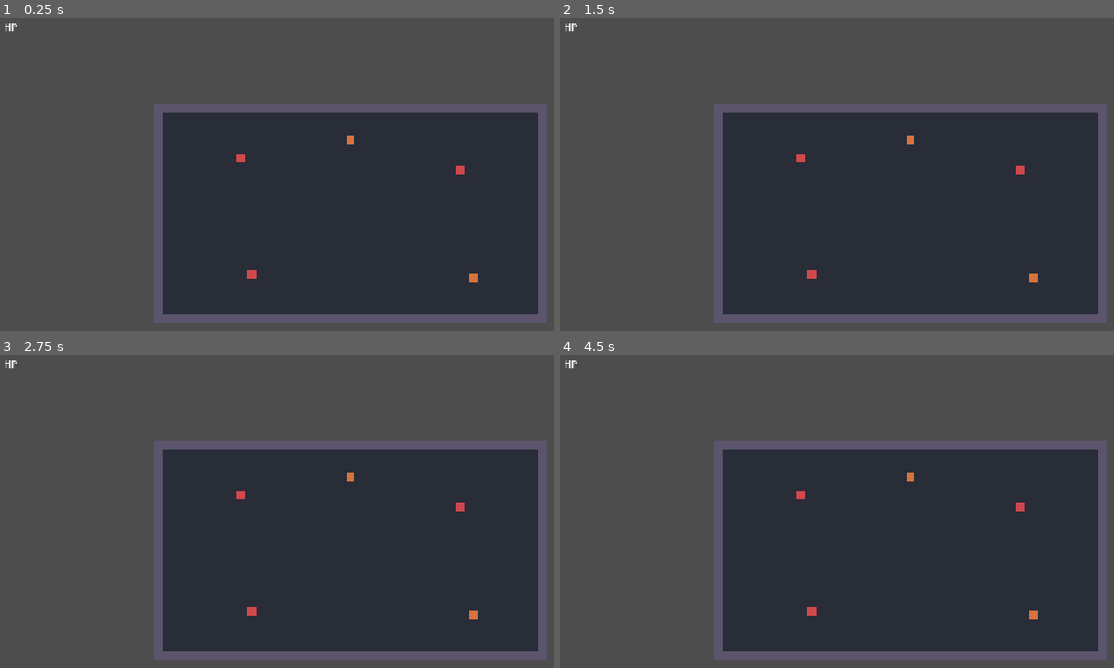
Above: before the commit, frames 1-4 (two rows, left to right).
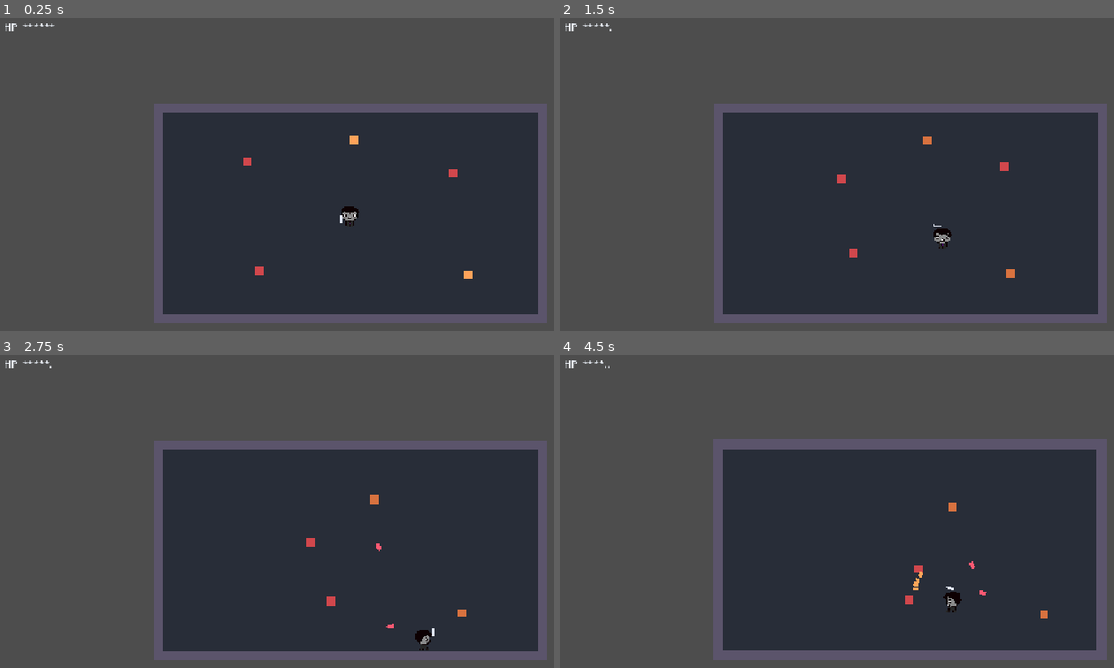
Above: after the commit, the same moments.

Repository: Jason-Carmona/MonsterGirlActionGameProject
Game: Godot game, scene res://scenes/world.tscn
Two runs of this game, one before a commit and one after it. Both use one fixed random seed, a clock stepped at 60 frames per second and the inputs below.
Inputs (mouse positions are in pixels of both pictures, inside the frame that each line leads up to):
- Up to frame 1 (0.25 s): no input
- Up to frame 2 (1.5 s): move the mouse to (1064, 193) at 0.52 s; press the mouse at (1064, 193) at 0.53 s; hold D (move_right, bound only before the commit) 0.53-1.28 s; move the mouse to (770, 233) at 1.27 s; release the mouse at (770, 233) at 1.28 s; hold S (move_down, bound only before the commit) from 1.28 s (still down); click (770, 233) at 1.35 s
- Up to frame 3 (2.75 s): move the mouse to (421, 461) at 2.02 s; release S (move_down, bound only before the commit) at 2.03 s; press the mouse at (421, 461) at 2.03 s; hold D (move_right, bound only before the commit) from 2.03 s (still down)
- Up to frame 4 (4.5 s): move the mouse to (875, 630) at 2.77 s; release D (move_right, bound only before the commit) at 2.78 s; release the mouse at (875, 630) at 2.78 s; hold W (move_up, bound only before the commit) 2.78-3.53 s; click (875, 630) at 2.85 s; move the mouse to (outside the picture) at 3.52 s; press the mouse at (outside the picture) at 3.53 s; hold A (move_left, bound only before the commit) from 3.53 s (still down); move the mouse to (698, 489) at 4.27 s; release the mouse at (698, 489) at 4.28 s; click (698, 489) at 4.35 s

The runs differ from the first frame. In frame 1, 0.5% of the frame differs, in the area x 3-87%, y 1-85%; in frame 2, 0.6%; in frame 3, 0.6%; in frame 4, 1.5%, in the area x 3-99%, y 1-98%.

Commit message:
Merged w/ Pablo

Diff:
--- a/monstergirlproject/project.godot
+++ b/monstergirlproject/project.godot
@@ -26,24 +26,29 @@
 
 [input]
 
-move_down={
+walk_down={
 "deadzone": 0.2,
 "events": [Object(InputEventKey,"resource_local_to_scene":false,"resource_name":"","device":-1,"window_id":0,"alt_press …(192 unchanged characters)…
 ]
 }
-move_up={
+walk_up={
 "deadzone": 0.2,
 "events": [Object(InputEventKey,"resource_local_to_scene":false,"resource_name":"","device":-1,"window_id":0,"alt_press …(192 unchanged characters)…
 ]
 }
-move_left={
+walk_left={
 "deadzone": 0.2,
 "events": [Object(InputEventKey,"resource_local_to_scene":false,"resource_name":"","device":-1,"window_id":0,"alt_press …(191 unchanged characters)…
 ]
 }
-move_right={
+walk_right={
 "deadzone": 0.2,
 "events": [Object(InputEventKey,"resource_local_to_scene":false,"resource_name":"","device":-1,"window_id":0,"alt_press …(192 unchanged characters)…
+]
+}
+attack={
+"deadzone": 0.2,
+"events": [Object(InputEventMouseButton,"resource_local_to_scene":false,"resource_name":"","device":-1,"window_id":0,"alt_pressed":false,"shift_pressed":false,"ctrl_pressed":false,"meta_pressed":false,"button_mask":1,"position":Vector2(157, 14),"global_position":Vector2(166, 62),"factor":1.0,"button_index":1,"canceled":false,"pressed":true,"double_click":false,"script":null)
 ]
 }
 
--- a/monstergirlproject/scenes/player.tscn
+++ b/monstergirlproject/scenes/player.tscn
@@ -2,65 +2,255 @@
 
 [ext_resource type="Script" uid="uid://cfa3neejw1qi7" path="res://scripts/player.gd" id="1_player"]
 [ext_resource type="Resource" path="res://resources/pistol.tres" id="2_pistol"]
-[ext_resource type="Texture2D" uid="uid://c2y858p5qp5sm" path="res://textures/mgg_playchar.png" id="3_qhqgy"]
+[ext_resource type="Texture2D" uid="uid://6siyunya1fw8" path="res://textures/mgg_playchar_sheet.png" id="3_qhqgy"]
 
 [sub_resource type="AtlasTexture" id="AtlasTexture_dqkch"]
 atlas = ExtResource("3_qhqgy")
-region = Rect2(41, 0, 19, 32)
+region = Rect2(0, 0, 32, 48)
 
 [sub_resource type="AtlasTexture" id="AtlasTexture_qlg0r"]
 atlas = ExtResource("3_qhqgy")
-region = Rect2(22, 0, 19, 32)
+region = Rect2(32, 0, 32, 48)
 
 [sub_resource type="AtlasTexture" id="AtlasTexture_tuyoq"]
 atlas = ExtResource("3_qhqgy")
-region = Rect2(41, 0, 19, 32)
+region = Rect2(64, 0, 32, 48)
 
 [sub_resource type="AtlasTexture" id="AtlasTexture_fjrip"]
 atlas = ExtResource("3_qhqgy")
-region = Rect2(60, 0, 19, 32)
+region = Rect2(96, 0, 32, 48)
 
 [sub_resource type="AtlasTexture" id="AtlasTexture_smehm"]
 atlas = ExtResource("3_qhqgy")
-region = Rect2(22, 64, 19, 32)
+region = Rect2(128, 0, 32, 48)
 
 [sub_resource type="AtlasTexture" id="AtlasTexture_ur7pv"]
 atlas = ExtResource("3_qhqgy")
-region = Rect2(41, 64, 19, 32)
+region = Rect2(160, 0, 32, 48)
 
 [sub_resource type="AtlasTexture" id="AtlasTexture_y4r1p"]
 atlas = ExtResource("3_qhqgy")
-region = Rect2(60, 64, 19, 32)
+region = Rect2(192, 0, 32, 48)
 
 [sub_resource type="AtlasTexture" id="AtlasTexture_d2wvv"]
 atlas = ExtResource("3_qhqgy")
-region = Rect2(22, 32, 19, 32)
+region = Rect2(224, 0, 32, 48)
 
 [sub_resource type="AtlasTexture" id="AtlasTexture_3v2ag"]
 atlas = ExtResource("3_qhqgy")
-region = Rect2(41, 32, 19, 32)
+region = Rect2(256, 0, 32, 48)
 
 [sub_resource type="AtlasTexture" id="AtlasTexture_jej6c"]
 atlas = ExtResource("3_qhqgy")
-region = Rect2(60, 32, 19, 32)
+region = Rect2(288, 0, 32, 48)
 
 [sub_resource type="AtlasTexture" id="AtlasTexture_f1ej7"]
 atlas = ExtResource("3_qhqgy")
-region = Rect2(22, 96, 19, 32)
+region = Rect2(320, 0, 32, 48)
 
 [sub_resource type="AtlasTexture" id="AtlasTexture_oprun"]
 atlas = ExtResource("3_qhqgy")
-region = Rect2(41, 96, 19, 32)
+region = Rect2(0, 96, 32, 48)
 
 [sub_resource type="AtlasTexture" id="AtlasTexture_a8ls1"]
 atlas = ExtResource("3_qhqgy")
-region = Rect2(60, 96, 19, 32)
-
-[sub_resource type="SpriteFrames" id="SpriteFrames_q047a"]
+region = Rect2(32, 96, 32, 48)
+
+[sub_resource type="AtlasTexture" id="AtlasTexture_qfm1y"]
+atlas = ExtResource("3_qhqgy")
+region = Rect2(64, 96, 32, 48)
+
+[sub_resource type="AtlasTexture" id="AtlasTexture_fulsm"]
+atlas = ExtResource("3_qhqgy")
+region = Rect2(96, 96, 32, 48)
+
+[sub_resource type="AtlasTexture" id="AtlasTexture_4r5pv"]
+atlas = ExtResource("3_qhqgy")
+region = Rect2(128, 96, 32, 48)
+
+[sub_resource type="AtlasTexture" id="AtlasTexture_60mlk"]
+atlas = ExtResource("3_qhqgy")
+region = Rect2(160, 96, 32, 48)
+
+[sub_resource type="AtlasTexture" id="AtlasTexture_i4ail"]
+atlas = ExtResource("3_qhqgy")
+region = Rect2(192, 96, 32, 48)
+
+[sub_resource type="AtlasTexture" id="AtlasTexture_a38lo"]
+atlas = ExtResource("3_qhqgy")
+region = Rect2(224, 96, 32, 48)
+
+[sub_resource type="AtlasTexture" id="AtlasTexture_4ni07"]
+atlas = ExtResource("3_qhqgy")
+region = Rect2(256, 96, 32, 48)
+
+[sub_resource type="AtlasTexture" id="AtlasTexture_l71n6"]
+atlas = ExtResource("3_qhqgy")
+region = Rect2(288, 96, 32, 48)
+
+[sub_resource type="AtlasTexture" id="AtlasTexture_ke2ow"]
+atlas = ExtResource("3_qhqgy")
+region = Rect2(320, 96, 32, 48)
+
+[sub_resource type="AtlasTexture" id="AtlasTexture_ujl30"]
+atlas = ExtResource("3_qhqgy")
+region = Rect2(0, 144, 32, 48)
+
+[sub_resource type="AtlasTexture" id="AtlasTexture_31cv2"]
+atlas = ExtResource("3_qhqgy")
+region = Rect2(32, 144, 32, 48)
+
+[sub_resource type="AtlasTexture" id="AtlasTexture_pf23h"]
+atlas = ExtResource("3_qhqgy")
+region = Rect2(64, 144, 32, 48)
+
+[sub_resource type="AtlasTexture" id="AtlasTexture_dt7fs"]
+atlas = ExtResource("3_qhqgy")
+region = Rect2(96, 144, 32, 48)
+
+[sub_resource type="AtlasTexture" id="AtlasTexture_wqfne"]
+atlas = ExtResource("3_qhqgy")
+region = Rect2(128, 144, 32, 48)
+
+[sub_resource type="AtlasTexture" id="AtlasTexture_wnwbv"]
+atlas = ExtResource("3_qhqgy")
+region = Rect2(160, 144, 32, 48)
+
+[sub_resource type="AtlasTexture" id="AtlasTexture_gl8cc"]
+atlas = ExtResource("3_qhqgy")
+region = Rect2(192, 144, 32, 48)
+
+[sub_resource type="AtlasTexture" id="AtlasTexture_487ah"]
+atlas = ExtResource("3_qhqgy")
+region = Rect2(224, 144, 32, 48)
+
+[sub_resource type="AtlasTexture" id="AtlasTexture_md1ol"]
+atlas = ExtResource("3_qhqgy")
+region = Rect2(256, 144, 32, 48)
+
+[sub_resource type="AtlasTexture" id="AtlasTexture_bj30b"]
+atlas = ExtResource("3_qhqgy")
+region = Rect2(288, 144, 32, 48)
+
+[sub_resource type="AtlasTexture" id="AtlasTexture_jc3p3"]
+atlas = ExtResource("3_qhqgy")
+region = Rect2(0, 192, 32, 48)
+
+[sub_resource type="AtlasTexture" id="AtlasTexture_hax0n"]
+atlas = ExtResource("3_qhqgy")
+region = Rect2(32, 192, 32, 48)
+
+[sub_resource type="AtlasTexture" id="AtlasTexture_t4otl"]
+atlas = ExtResource("3_qhqgy")
+region = Rect2(64, 192, 32, 48)
+
+[sub_resource type="AtlasTexture" id="AtlasTexture_j2b1d"]
+atlas = ExtResource("3_qhqgy")
+region = Rect2(96, 192, 32, 48)
+
+[sub_resource type="AtlasTexture" id="AtlasTexture_cs1tg"]
+atlas = ExtResource("3_qhqgy")
+region = Rect2(128, 192, 32, 48)
+
+[sub_resource type="AtlasTexture" id="AtlasTexture_2dvfe"]
+atlas = ExtResource("3_qhqgy")
+region = Rect2(160, 192, 32, 48)
+
+[sub_resource type="AtlasTexture" id="AtlasTexture_giy8y"]
+atlas = ExtResource("3_qhqgy")
+region = Rect2(192, 192, 32, 48)
+
+[sub_resource type="AtlasTexture" id="AtlasTexture_fdfoy"]
+atlas = ExtResource("3_qhqgy")
+region = Rect2(224, 192, 32, 48)
+
+[sub_resource type="AtlasTexture" id="AtlasTexture_hhpqf"]
+atlas = ExtResource("3_qhqgy")
+region = Rect2(256, 192, 32, 48)
+
+[sub_resource type="AtlasTexture" id="AtlasTexture_g5jhy"]
+atlas = ExtResource("3_qhqgy")
+region = Rect2(288, 192, 32, 48)
+
+[sub_resource type="AtlasTexture" id="AtlasTexture_holxr"]
+atlas = ExtResource("3_qhqgy")
+region = Rect2(0, 48, 32, 48)
+
+[sub_resource type="AtlasTexture" id="AtlasTexture_mx1m4"]
+atlas = ExtResource("3_qhqgy")
+region = Rect2(32, 48, 32, 48)
+
+[sub_resource type="AtlasTexture" id="AtlasTexture_4gjji"]
+atlas = ExtResource("3_qhqgy")
+region = Rect2(64, 48, 32, 48)
+
+[sub_resource type="AtlasTexture" id="AtlasTexture_u2ulf"]
+atlas = ExtResource("3_qhqgy")
+region = Rect2(96, 48, 32, 48)
+
+[sub_resource type="AtlasTexture" id="AtlasTexture_6e8lb"]
+atlas = ExtResource("3_qhqgy")
+region = Rect2(128, 48, 32, 48)
+
+[sub_resource type="AtlasTexture" id="AtlasTexture_2gdjj"]
+atlas = ExtResource("3_qhqgy")
+region = Rect2(160, 48, 32, 48)
+
+[sub_resource type="AtlasTexture" id="AtlasTexture_sc3ue"]
+atlas = ExtResource("3_qhqgy")
+region = Rect2(192, 48, 32, 48)
+
+[sub_resource type="AtlasTexture" id="AtlasTexture_lxlsd"]
+atlas = ExtResource("3_qhqgy")
+region = Rect2(224, 48, 32, 48)
+
+[sub_resource type="AtlasTexture" id="AtlasTexture_ha2mi"]
+atlas = ExtResource("3_qhqgy")
+region = Rect2(256, 48, 32, 48)
+
+[sub_resource type="AtlasTexture" id="AtlasTexture_apa73"]
+atlas = ExtResource("3_qhqgy")
+region = Rect2(288, 48, 32, 48)
+
+[sub_resource type="AtlasTexture" id="AtlasTexture_74r1k"]
+atlas = ExtResource("3_qhqgy")
+region = Rect2(320, 48, 32, 48)
+
+[sub_resource type="SpriteFrames" id="SpriteFrames_pnf5c"]
 animations = [{
 "frames": [{
 "duration": 1.0,
 "texture": SubResource("AtlasTexture_dqkch")
+}, {
+"duration": 1.0,
+"texture": SubResource("AtlasTexture_qlg0r")
+}, {
+"duration": 1.0,
+"texture": SubResource("AtlasTexture_tuyoq")
+}, {
+"duration": 1.0,
+"texture": SubResource("AtlasTexture_fjrip")
+}, {
+"duration": 1.0,
+"texture": SubResource("AtlasTexture_smehm")
+}, {
+"duration": 1.0,
+"texture": SubResource("AtlasTexture_ur7pv")
+}, {
+"duration": 1.0,
+"texture": SubResource("AtlasTexture_y4r1p")
+}, {
+"duration": 1.0,
+"texture": SubResource("AtlasTexture_d2wvv")
+}, {
+"duration": 1.0,
+"texture": SubResource("AtlasTexture_3v2ag")
+}, {
+"duration": 1.0,
+"texture": SubResource("AtlasTexture_jej6c")
+}, {
+"duration": 1.0,
+"texture": SubResource("AtlasTexture_f1ej7")
 }],
 "loop": 1,
 "name": &"idle",
@@ -68,75 +258,153 @@
 }, {
 "frames": [{
 "duration": 1.0,
-"texture": SubResource("AtlasTexture_qlg0r")
-}, {
-"duration": 1.0,
-"texture": SubResource("AtlasTexture_tuyoq")
-}, {
-"duration": 1.0,
-"texture": SubResource("AtlasTexture_fjrip")
-}, {
-"duration": 1.0,
-"texture": SubResource("AtlasTexture_tuyoq")
+"texture": SubResource("AtlasTexture_oprun")
+}, {
+"duration": 1.0,
+"texture": SubResource("AtlasTexture_a8ls1")
+}, {
+"duration": 1.0,
+"texture": SubResource("AtlasTexture_qfm1y")
+}, {
+"duration": 1.0,
+"texture": SubResource("AtlasTexture_fulsm")
+}, {
+"duration": 1.0,
+"texture": SubResource("AtlasTexture_4r5pv")
+}, {
+"duration": 1.0,
+"texture": SubResource("AtlasTexture_60mlk")
+}, {
+"duration": 1.0,
+"texture": SubResource("AtlasTexture_i4ail")
+}, {
+"duration": 1.0,
+"texture": SubResource("AtlasTexture_a38lo")
+}, {
+"duration": 1.0,
+"texture": SubResource("AtlasTexture_4ni07")
+}, {
+"duration": 1.0,
+"texture": SubResource("AtlasTexture_l71n6")
+}, {
+"duration": 1.0,
+"texture": SubResource("AtlasTexture_ke2ow")
 }],
 "loop": 1,
-"name": &"move_down",
+"name": &"walk_down",
 "speed": 5.0
 }, {
 "frames": [{
 "duration": 1.0,
-"texture": SubResource("AtlasTexture_smehm")
-}, {
-"duration": 1.0,
-"texture": SubResource("AtlasTexture_ur7pv")
-}, {
-"duration": 1.0,
-"texture": SubResource("AtlasTexture_y4r1p")
-}, {
-"duration": 1.0,
-"texture": SubResource("AtlasTexture_ur7pv")
+"texture": SubResource("AtlasTexture_ujl30")
+}, {
+"duration": 1.0,
+"texture": SubResource("AtlasTexture_31cv2")
+}, {
+"duration": 1.0,
+"texture": SubResource("AtlasTexture_pf23h")
+}, {
+"duration": 1.0,
+"texture": SubResource("AtlasTexture_dt7fs")
+}, {
+"duration": 1.0,
+"texture": SubResource("AtlasTexture_wqfne")
+}, {
+"duration": 1.0,
+"texture": SubResource("AtlasTexture_wnwbv")
+}, {
+"duration": 1.0,
+"texture": SubResource("AtlasTexture_gl8cc")
+}, {
+"duration": 1.0,
+"texture": SubResource("AtlasTexture_487ah")
+}, {
+"duration": 1.0,
+"texture": SubResource("AtlasTexture_md1ol")
+}, {
+"duration": 1.0,
+"texture": SubResource("AtlasTexture_bj30b")
 }],
 "loop": 1,
-"name": &"move_left",
+"name": &"walk_left",
 "speed": 5.0
 }, {
 "frames": [{
 "duration": 1.0,
-"texture": SubResource("AtlasTexture_d2wvv")
-}, {
-"duration": 1.0,
-"texture": SubResource("AtlasTexture_3v2ag")
-}, {
-"duration": 1.0,
-"texture": SubResource("AtlasTexture_jej6c")
-}, {
-"duration": 1.0,
-"texture": SubResource("AtlasTexture_3v2ag")
+"texture": SubResource("AtlasTexture_jc3p3")
+}, {
+"duration": 1.0,
+"texture": SubResource("AtlasTexture_hax0n")
+}, {
+"duration": 1.0,
+"texture": SubResource("AtlasTexture_t4otl")
+}, {
+"duration": 1.0,
+"texture": SubResource("AtlasTexture_j2b1d")
+}, {
+"duration": 1.0,
+"texture": SubResource("AtlasTexture_cs1tg")
+}, {
+"duration": 1.0,
+"texture": SubResource("AtlasTexture_2dvfe")
+}, {
+"duration": 1.0,
+"texture": SubResource("AtlasTexture_giy8y")
+}, {
+"duration": 1.0,
+"texture": SubResource("AtlasTexture_fdfoy")
+}, {
+"duration": 1.0,
+"texture": SubResource("AtlasTexture_hhpqf")
+}, {
+"duration": 1.0,
+"texture": SubResource("AtlasTexture_g5jhy")
 }],
 "loop": 1,
-"name": &"move_right",
+"name": &"walk_right",
 "speed": 5.0
 }, {
 "frames": [{
 "duration": 1.0,
-"texture": SubResource("AtlasTexture_f1ej7")
-}, {
-"duration": 1.0,
-"texture": SubResource("AtlasTexture_oprun")
-}, {
-"duration": 1.0,
-"texture": SubResource("AtlasTexture_a8ls1")
-}, {
-"duration": 1.0,
-"texture": SubResource("AtlasTexture_oprun")
+"texture": SubResource("AtlasTexture_holxr")
+}, {
+"duration": 1.0,
+"texture": SubResource("AtlasTexture_mx1m4")
+}, {
+"duration": 1.0,
+"texture": SubResource("AtlasTexture_4gjji")
+}, {
+"duration": 1.0,
+"texture": SubResource("AtlasTexture_u2ulf")
+}, {
+"duration": 1.0,
+"texture": SubResource("AtlasTexture_6e8lb")
+}, {
+"duration": 1.0,
+"texture": SubResource("AtlasTexture_2gdjj")
+}, {
+"duration": 1.0,
+"texture": SubResource("AtlasTexture_sc3ue")
+}, {
+"duration": 1.0,
+"texture": SubResource("AtlasTexture_lxlsd")
+}, {
+"duration": 1.0,
+"texture": SubResource("AtlasTexture_ha2mi")
+}, {
+"duration": 1.0,
+"texture": SubResource("AtlasTexture_apa73")
+}, {
+"duration": 1.0,
+"texture": SubResource("AtlasTexture_74r1k")
 }],
 "loop": 1,
-"name": &"move_up",
+"name": &"walk_up",
 "speed": 5.0
 }]
 
 [sub_resource type="RectangleShape2D" id="Rect_body"]
-size = Vector2(12, 14)
+size = Vector2(26, 31)
 
 [node name="Player" type="CharacterBody2D" unique_id=2137809458 groups=["player"]]
 collision_mask = 12
@@ -145,9 +413,8 @@
 
 [node name="AnimatedSprite2D" type="AnimatedSprite2D" parent="." unique_id=37459172]
 position = Vector2(-1, -2)
-sprite_frames = SubResource("SpriteFrames_q047a")
+sprite_frames = SubResource("SpriteFrames_pnf5c")
 animation = &"idle"
-frame_progress = 0.6503103
 
 [node name="Body" type="Polygon2D" parent="." unique_id=248249045]
 visible = false
@@ -155,6 +422,7 @@
 polygon = PackedVector2Array(-6, -8, 6, -8, 6, 8, -6, 8)
 
 [node name="CollisionShape2D" type="CollisionShape2D" parent="." unique_id=421567696]
+position = Vector2(0, 5.5)
 shape = SubResource("Rect_body")
 
 [node name="Hurtbox" type="Area2D" parent="." unique_id=1664579705]
@@ -168,6 +436,7 @@
 [node name="AimPivot" type="Node2D" parent="." unique_id=1470527359]
 
 [node name="Barrel" type="Polygon2D" parent="AimPivot" unique_id=216556530]
+position = Vector2(2, 15)
 color = Color(0.88, 0.9, 0.95, 1)
 polygon = PackedVector2Array(2, -2, 14, -2, 14, 2, 2, 2)
 
--- a/monstergirlproject/scripts/player.gd
+++ b/monstergirlproject/scripts/player.gd
@@ -85,7 +85,7 @@
 		_start_dodge()
 		return
 	var was_moving := false
-	var input_dir := Input.get_vector("move_left", "move_right", "move_up", "move_down")
+	var input_dir := Input.get_vector("walk_left", "walk_right", "walk_up", "walk_down")
 	if input_dir != Vector2.ZERO:
 		move_velocity = move_velocity.move_toward(input_dir * SPEED, ACCELERATION * delta)
 		was_moving = true
@@ -112,9 +112,9 @@
 		if abs(direction.x) == abs(direction.y):
 			return "idle"
 		if abs(direction.x) > abs(direction.y):
-			return "move_right" if direction.x > 0 else "move_left"
+			return "walk_right" if direction.x > 0 else "walk_left"
 		else:
-			return "move_down" if direction.y > 0 else "move_up"
+			return "walk_down" if direction.y > 0 else "walk_up"
 
 
 
Not shown, added: monstergirlproject/scenes/mgg_playchar_idle.png.import
Binary file removed: monstergirlproject/textures/mgg_playchar_idle.png
Binary file added: monstergirlproject/textures/mgg_playchar_sheet.png
Not shown, added: monstergirlproject/textures/mgg_playchar_sheet.png.import
Binary file removed: monstergirlproject/textures/mmg_playchar_walk_left.png
Binary file removed: monstergirlproject/textures/mmg_playchar_walk_right.png
